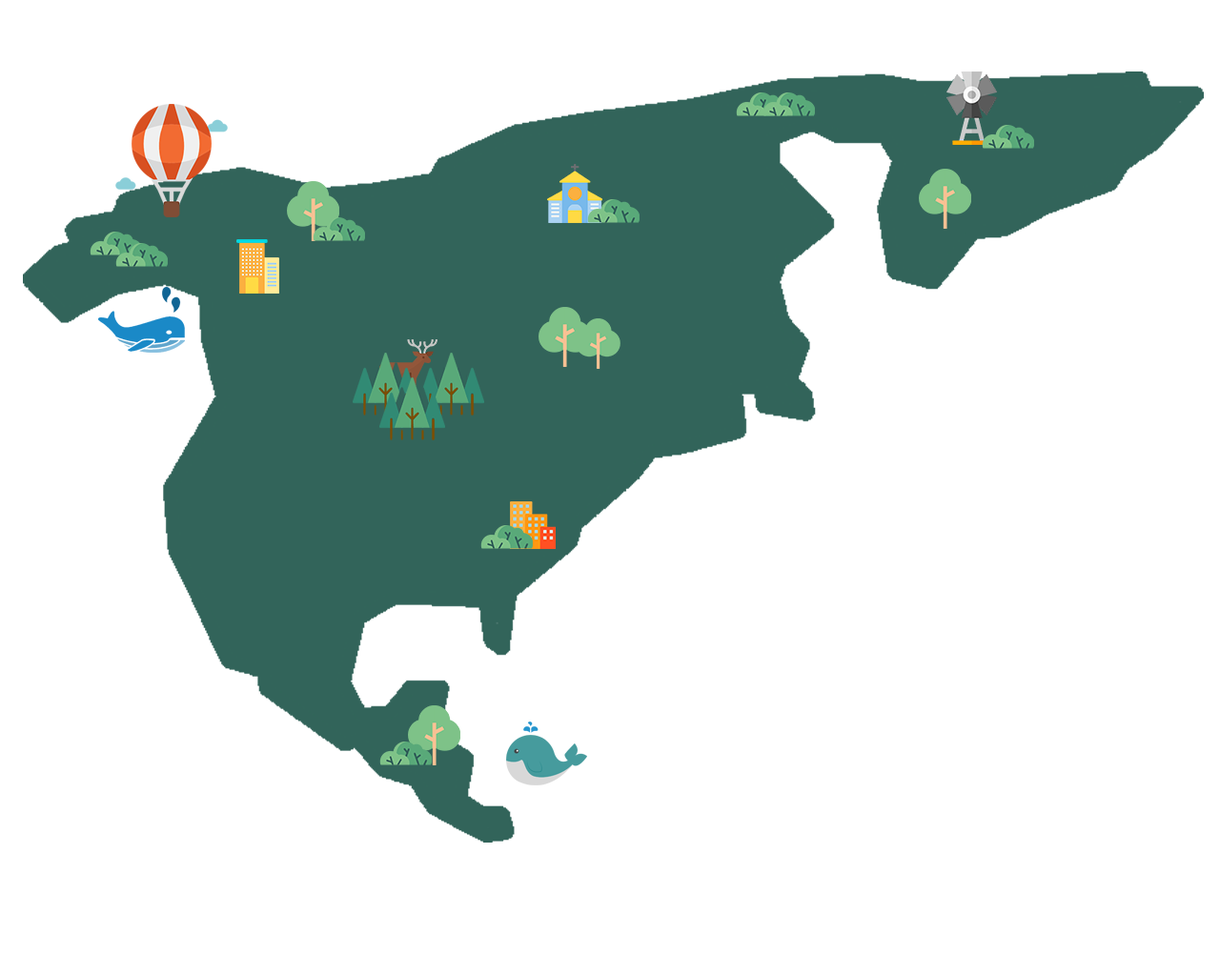
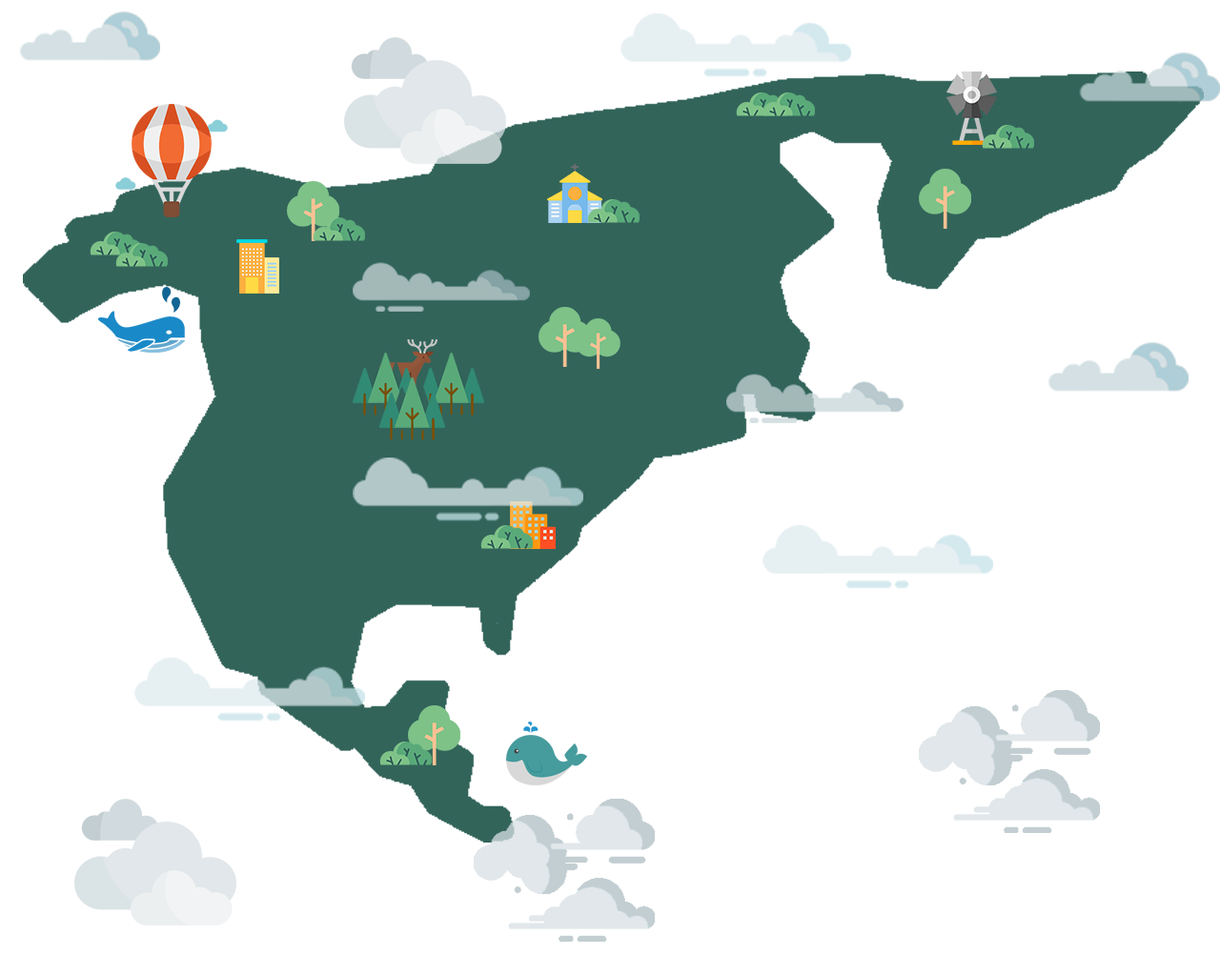
Layers edited between the first and the second w=1220, h=976 image:
added group "cloud" (75%) with 13 layers above "building" over <box>19,10,1220,942</box>
added layer "Layer 8 copy" in group "cloud" over <box>473,798,655,942</box>
added layer "Layer 8" in group "cloud" over <box>919,690,1101,834</box>
added layer "Layer 7 copy" in group "cloud" over <box>74,798,237,926</box>
added layer "Layer 7" in group "cloud" over <box>344,37,507,164</box>
added layer "Layer 6 copy" in group "cloud" over <box>352,262,531,312</box>
added layer "Layer 6" in group "cloud" over <box>726,373,904,424</box>
added layer "Layer 5 copy" in group "cloud" over <box>19,10,161,62</box>
added layer "Layer 5 copy 2" in group "cloud" over <box>1047,341,1189,392</box>
added layer "Layer 5" in group "cloud" over <box>1079,51,1220,103</box>
added layer "Layer 4 copy" in group "cloud" over <box>620,13,852,78</box>
added layer "Layer 4 copy 2" in group "cloud" over <box>762,525,994,590</box>
added layer "Layer 4 copy 3" in group "cloud" over <box>352,457,584,522</box>
added layer "Layer 4" in group "cloud" over <box>134,657,366,722</box>
